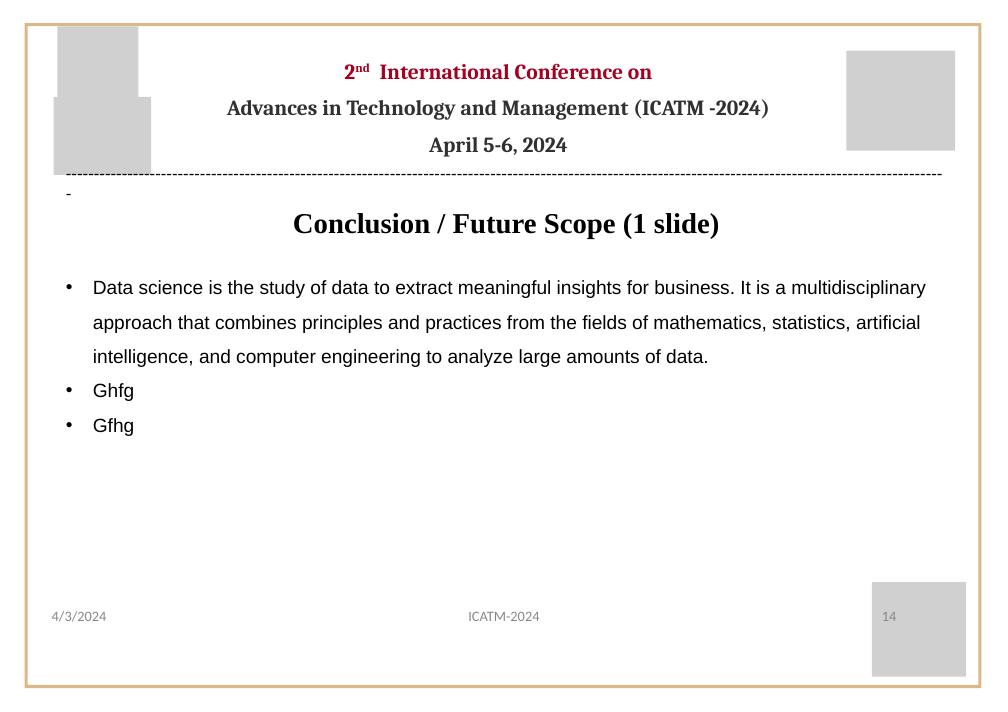
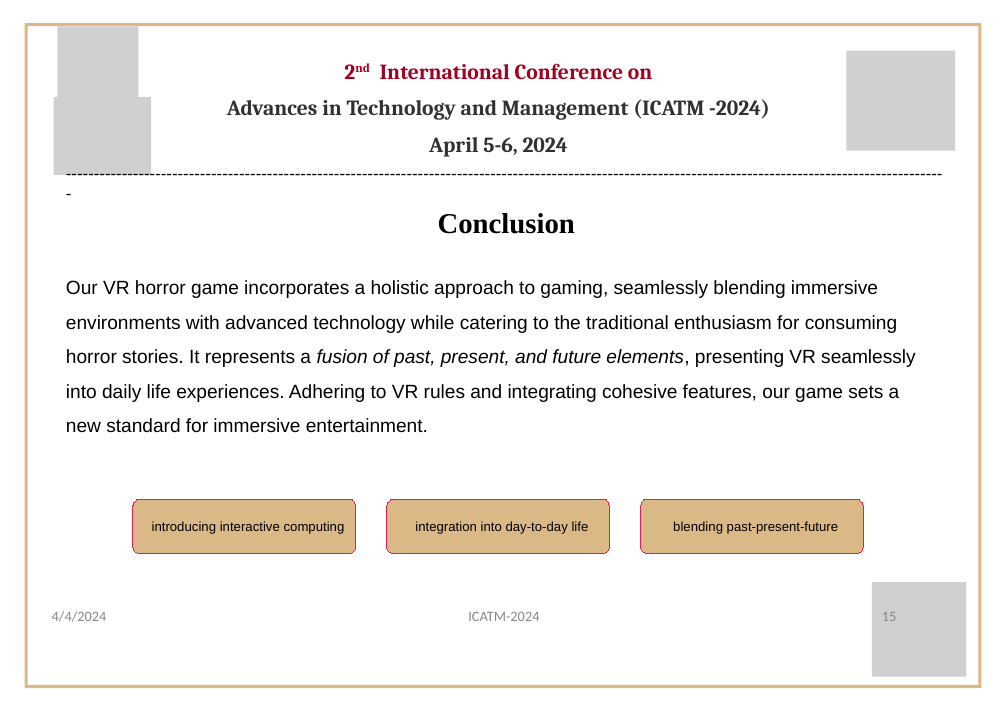
Before and after one commit to ShrutiSabbanii/VRHorror, a slide deck: slide 15 of ICATM/ICATM-2024 presenation template.pptx (slide 14 before the commit). Drawn at 1008x712 pixels with LibreOffice and Linux fonts; fonts in the diff are those of the drawing; grey boxes stand for pictures; background and template pictures are left out. Boxes give left, top, right and bottom in pixels: in the first picture for what was removed or moved away, otherwise in the second. Text is boxed around its words. In the diff, an @@ line names an element or a change of style, - is before the commit and + after.

```diff
--- a/ICATM/ICATM-2024 presenation template.pptx
+++ b/ICATM/ICATM-2024 presenation template.pptx
@@ text at box(438, 213, 575, 234): text changed @@
-Conclusion / Future Scope (1 slide)
+Conclusion
@@ text at box(66, 280, 915, 433): text changed @@
-• Data science is the study of data to extract meaningful insights for business. It is a multidisciplinary approach that combines principles and practices from the fields of mathematics, statistics, artificial intelligence, and computer engineering to analyze large amounts of data.
-• Ghfg
-• Gfhg
+Our VR horror game incorporates a holistic approach to gaming, seamlessly blending immersive environments with advanced technology while catering to the traditional enthusiasm for consuming horror stories. It represents a fusion of past, present, and future elements, presenting VR seamlessly into daily life experiences. Adhering to VR rules and integrating cohesive features, our game sets a new standard for immersive entertainment.
@@ rounded rectangle added at box(133, 499, 355, 554), fill #DBB986, outline #E31F55 0.75 pt, 11 pt, text #000000 @@
+introducing interactive computing
@@ rounded rectangle added at box(386, 499, 609, 554), fill #DBB986, outline #E31F55 0.75 pt, 11 pt, text #000000 @@
+integration into day-to-day life
@@ rounded rectangle added at box(641, 499, 863, 554), fill #DBB986, outline #E31F55 0.75 pt, 11 pt, text #000000 @@
+blending past-present-future
@@ text at box(52, 611, 107, 622): text changed @@
-4/3/2024
+4/4/2024
@@ page number at box(882, 612, 897, 621): text changed @@
-14
+15
```
Also in this commit, not shown: 16 other slides changed, 1 slide added, 14 other files.
